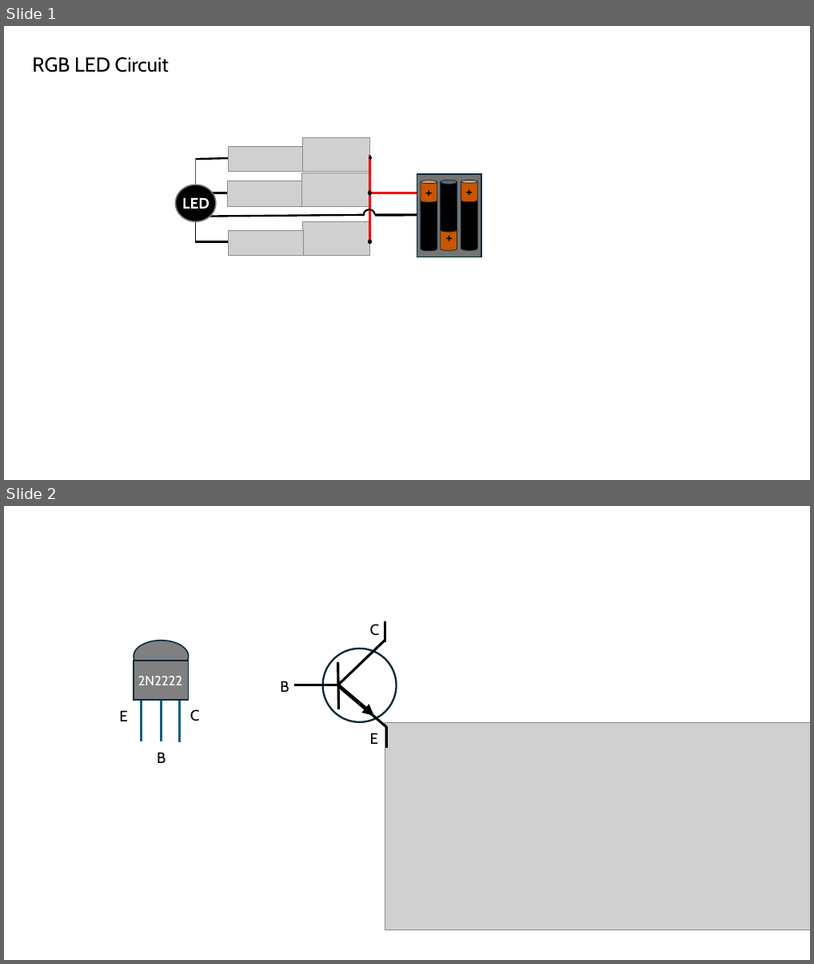
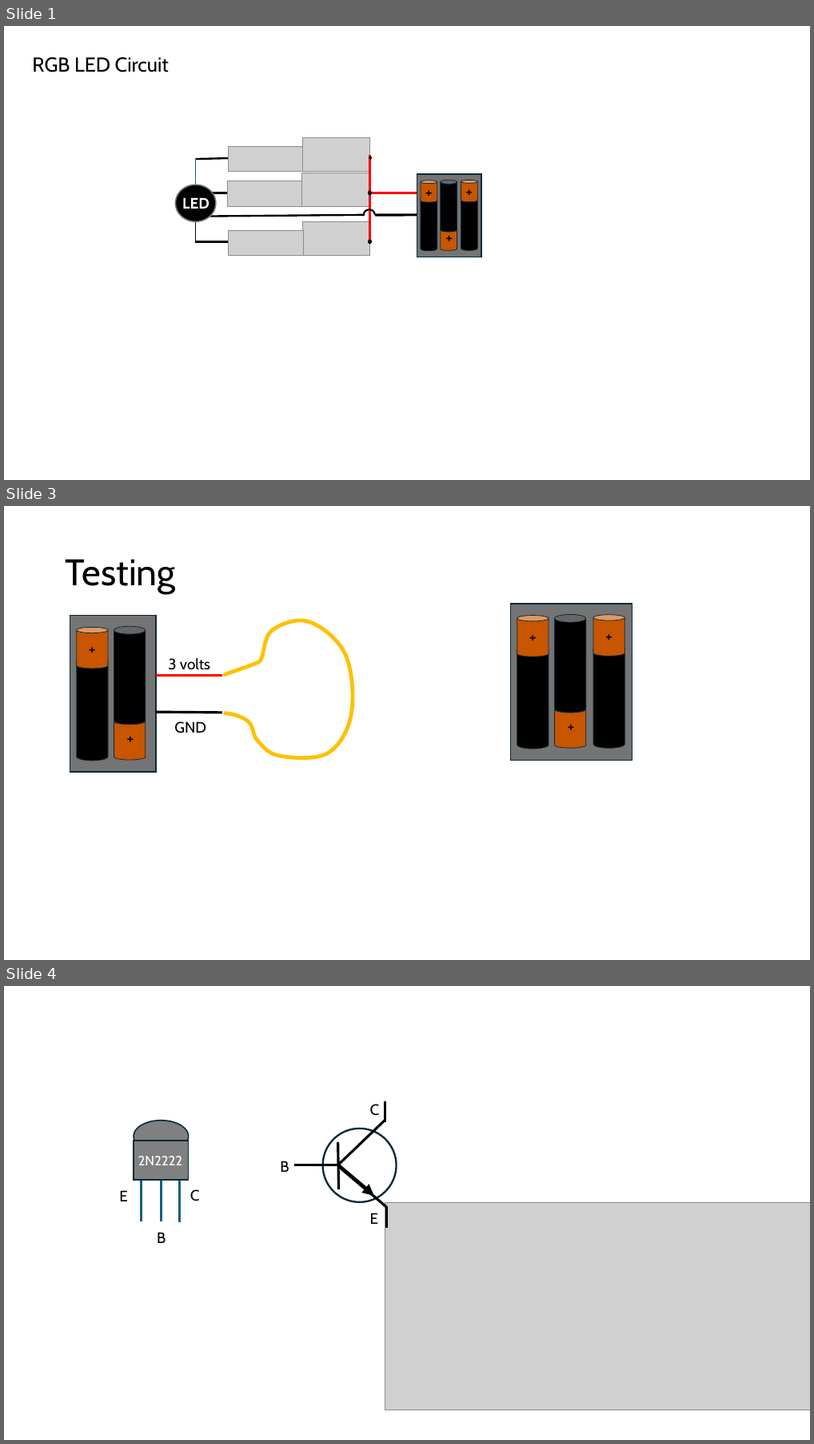
Before and after one commit to dmccreary/beginning-electronics, a slide deck: slides/LED-figures.pptx. Shown one above the other, each under a label of ours: slides 1 and 2 before the commit, slides 1, 3 and 4 after it; the slides between them are not shown. The pictures are 814x964 and 814x1444 pixels, drawn with LibreOffice and Linux fonts; fonts in the diff are those of the drawing; grey boxes stand for pictures. Boxes give left, top, right and bottom in pixels: in the first picture for what was removed or moved away, otherwise in the second. Text is boxed around its words. In the diff, an @@ line names an element or a change of style, - is before the commit and + after.

```diff
--- a/slides/LED-figures.pptx
+++ b/slides/LED-figures.pptx
@@ slide 3 added at (x1=4, y1=506, x2=810, y2=960), background #FFFFFF @@
@@ title added at (x1=66, y1=559, x2=176, y2=594), 44 pt, text #000000 @@
+Testing
@@ rectangle added at (x1=70, y1=616, x2=156, y2=772), fill #747474, outline #092A39 1.5 pt @@
@@ freeform shape added at (x1=223, y1=620, x2=353, y2=758), outline #FFC000 4.5 pt @@
@@ cylinder added at (x1=77, y1=627, x2=108, y2=668), fill #C85500, outline #092A39 0.75 pt @@
@@ text added at (x1=84, y1=639, x2=101, y2=657), 18 pt, text #000000 @@
++
@@ cylinder added at (x1=114, y1=626, x2=146, y2=724), fill #000000, outline #092A39 0.75 pt @@
@@ cylinder added at (x1=77, y1=657, x2=108, y2=760), fill #000000, outline #092A39 0.75 pt @@
@@ text added at (x1=168, y1=657, x2=210, y2=670), 18 pt, text #000000 @@
+3 volts
@@ line added from (156, 676) to (222, 676), #FF0000 3 pt @@
@@ cylinder added at (x1=114, y1=718, x2=146, y2=760), fill #C85500, outline #092A39 0.75 pt @@
@@ line added from (156, 712) to (222, 712), #000000 3 pt @@
@@ text added at (x1=174, y1=721, x2=206, y2=733), 18 pt, text #000000 @@
+GND
@@ group added at (x1=511, y1=604, x2=633, y2=760): 6 cylinders, 3 texts, 1 rectangle @@
++
++
++
@@ text added at (x1=122, y1=732, x2=139, y2=751), 18 pt, text #000000 @@
++
@@ what was slide 2 is now slide 4 @@
```
Also in this commit, not shown: 1 slide changed, 1 other slide added, 7 other files.
